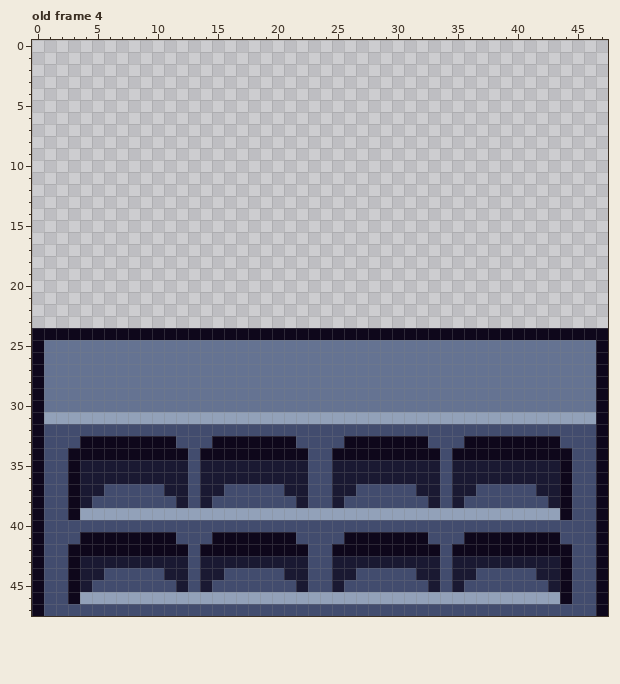
Two versions of one pixel-art file, Assets/Objects/Tables/Tables.aseprite. Above: the version before the commit.
48x48 pixels, 4 frames. Shown: old frame 4. The commit also changed other frames, which this record leaves out.
After the commit:
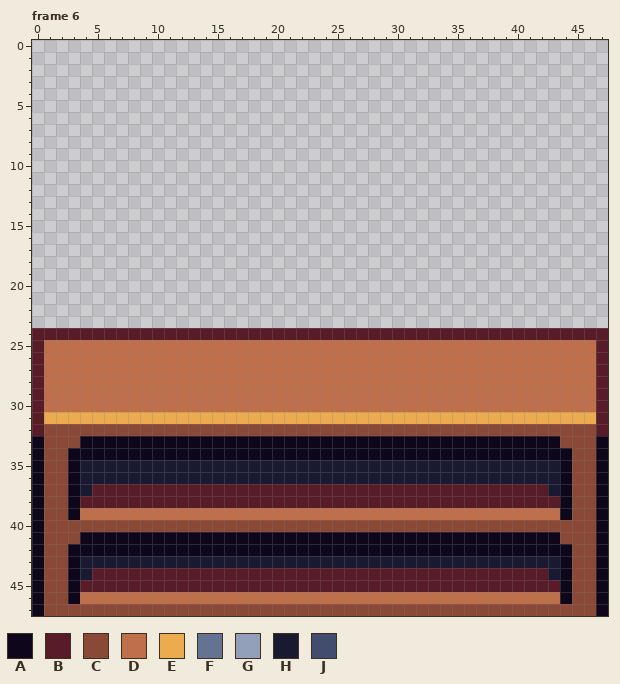
Palette (. is transparent): A #0e071b  B #571c27  C #8a4836  D #bf6f4a  E #edab50  F #657392  G #92a1b9  H #1a1932  J #424c6e
A new or re-ordered frame is compared with the old frame closest to it.
Edits made:
frames 4 -> 6
Changed rows in their new state; - is an unchanged pixel.
Frame 6 is new; against old frame 4:
first column x 0:
24 BBBBBBBBBBBBBBBBBBBBBBBBBBBBBBBBBBBBBBBBBBBBBBBB
25 BDDDDDDDDDDDDDDDDDDDDDDDDDDDDDDDDDDDDDDDDDDDDDDB
26 BDDDDDDDDDDDDDDDDDDDDDDDDDDDDDDDDDDDDDDDDDDDDDDB
27 BDDDDDDDDDDDDDDDDDDDDDDDDDDDDDDDDDDDDDDDDDDDDDDB
28 BDDDDDDDDDDDDDDDDDDDDDDDDDDDDDDDDDDDDDDDDDDDDDDB
29 BDDDDDDDDDDDDDDDDDDDDDDDDDDDDDDDDDDDDDDDDDDDDDDB
30 BDDDDDDDDDDDDDDDDDDDDDDDDDDDDDDDDDDDDDDDDDDDDDDB
31 BEEEEEEEEEEEEEEEEEEEEEEEEEEEEEEEEEEEEEEEEEEEEEEB
32 BCCCCCCCCCCCCCCCCCCCCCCCCCCCCCCCCCCCCCCCCCCCCCCB
33 -CCC--------AAA-------AAAA-------AAA--------CCC-
34 -CC----------A---------AA---------A----------CC-
35 -CC----------H---------HH---------H----------CC-
36 -CC----------H---------HH---------H----------CC-
37 -CC--BBBBBBBBBBBBBBBBBBBBBBBBBBBBBBBBBBBBBB--CC-
38 -CC-BBBBBBBBBBBBBBBBBBBBBBBBBBBBBBBBBBBBBBBB-CC-
39 -CC-DDDDDDDDDDDDDDDDDDDDDDDDDDDDDDDDDDDDDDDD-CC-
40 -CCCCCCCCCCCCCCCCCCCCCCCCCCCCCCCCCCCCCCCCCCCCCC-
41 -CCC--------AAA-------AAAA-------AAA--------CCC-
42 -CC----------A---------AA---------A----------CC-
43 -CC----------H---------HH---------H----------CC-
44 -CC--BBBBBBBBBBBBBBBBBBBBBBBBBBBBBBBBBBBBBB--CC-
45 -CC-BBBBBBBBBBBBBBBBBBBBBBBBBBBBBBBBBBBBBBBB-CC-
46 -CC-DDDDDDDDDDDDDDDDDDDDDDDDDDDDDDDDDDDDDDDD-CC-
47 -CCCCCCCCCCCCCCCCCCCCCCCCCCCCCCCCCCCCCCCCCCCCCC-
Boxes around the changes in both pictures, in picture pixels (x1, y1, x2, y2):
changed: (32, 328, 608, 616)
